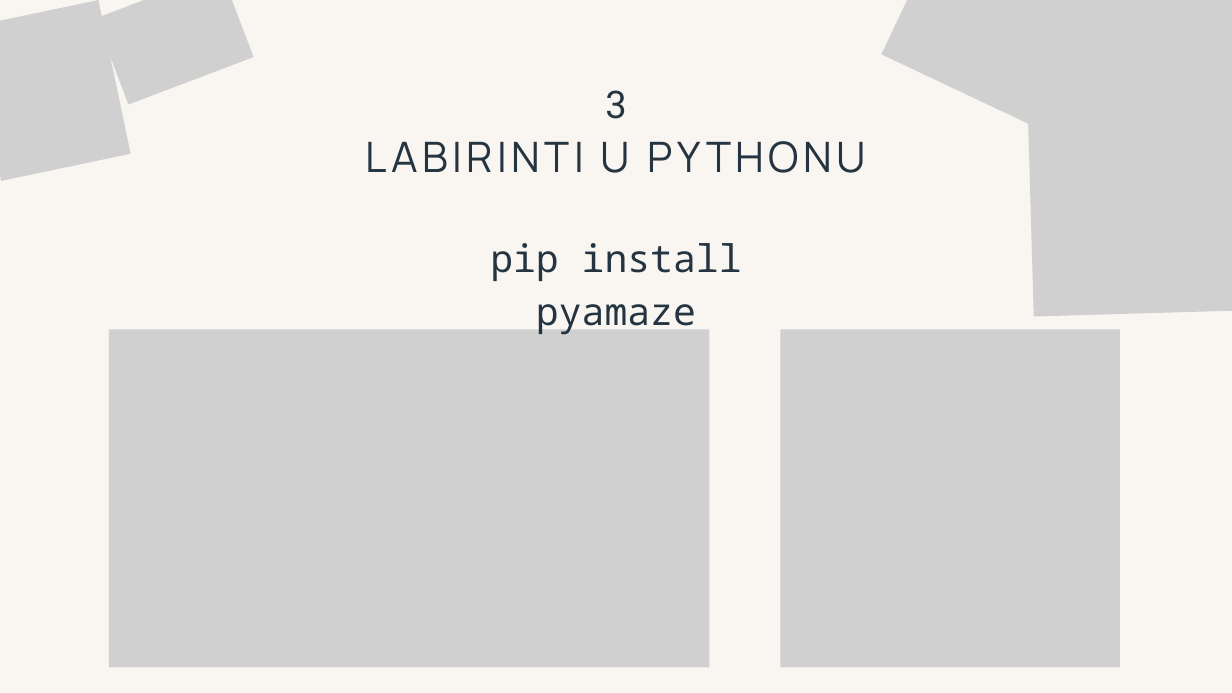
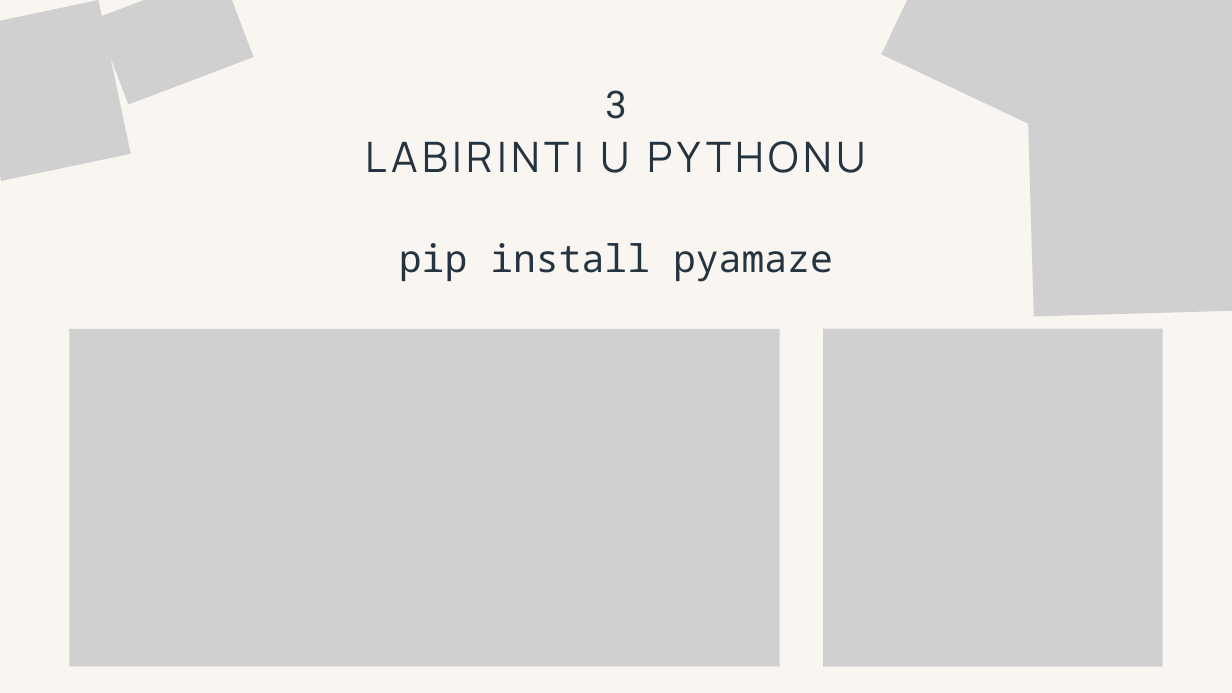
Before and after one commit to shtef21/py_maze_demo, a slide deck: slide 9 of Solving Mazes Using A Algorithm.pptx. Drawn at 1232x693 pixels with LibreOffice and Linux fonts; fonts in the diff are those of the drawing; grey boxes stand for pictures. Boxes give left, top, right and bottom in pixels: in the first picture for what was removed or moved away, otherwise in the second. Text is boxed around its words. In the diff, an @@ line names an element or a change of style, - is before the commit and + after.

```diff
--- a/Solving Mazes Using A Algorithm.pptx
+++ b/Solving Mazes Using A Algorithm.pptx
@@ text "pip install pyamaze" rewrapped from bbox=[490, 243, 742, 336] to bbox=[399, 243, 833, 282] @@
@@ picture: place and size @@
-picture at bbox=[109, 330, 710, 668]
+picture at bbox=[69, 329, 779, 667]
@@ picture: place and size @@
-picture at bbox=[780, 330, 1120, 668]
+picture at bbox=[823, 329, 1162, 667]
```
Also in this commit, not shown: 7 other slides changed.
